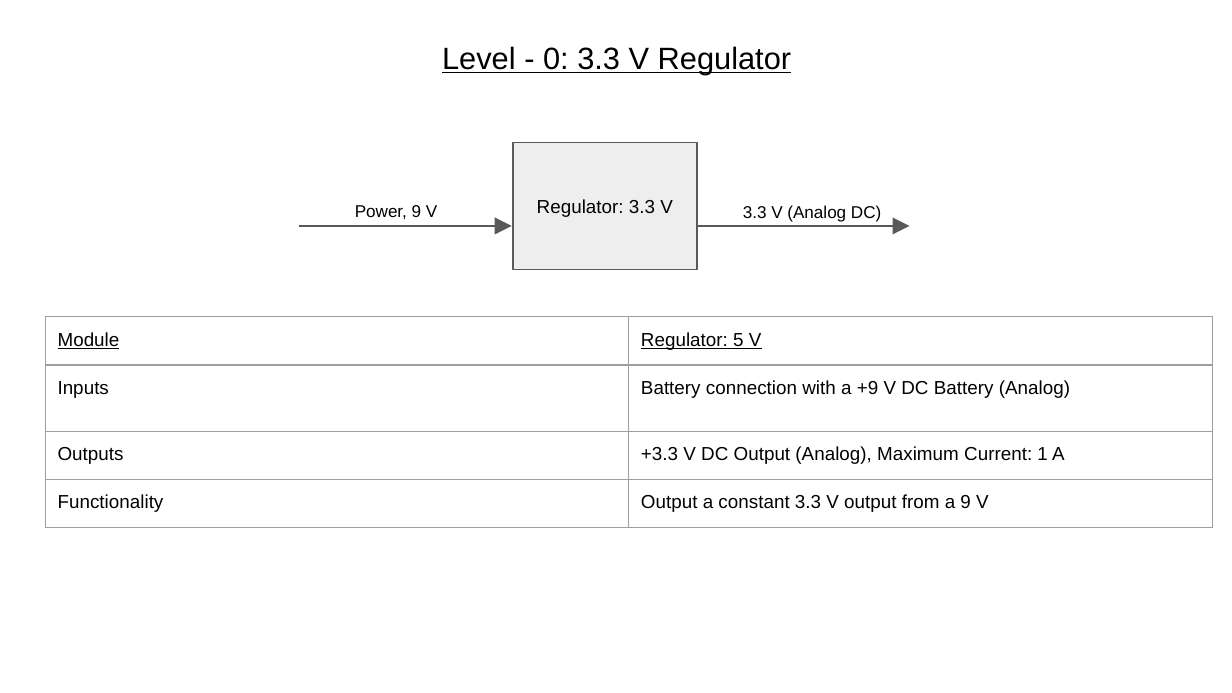
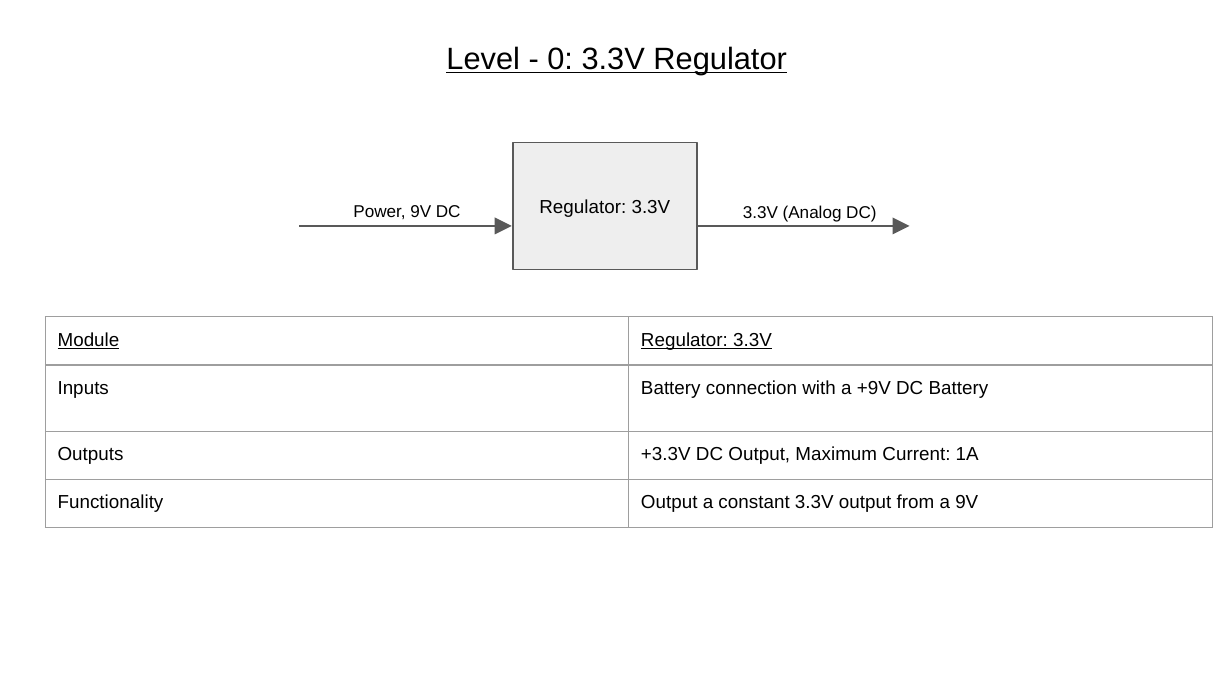
Before and after one commit to keonkiyoo/groupxx.github.io, a slide deck: slide 5 of System Design and Modelling/T06_SystemModelling.pptx (slide 4 before the commit). Drawn at 1232x693 pixels with LibreOffice and Linux fonts; fonts in the diff are those of the drawing. Boxes give left, top, right and bottom in pixels: in the first picture for what was removed or moved away, otherwise in the second. Text is boxed around its words. In the diff, an @@ line names an element or a change of style, - is before the commit and + after.

```diff
--- a/System Design and Modelling/T06_SystemModelling.pptx
+++ b/System Design and Modelling/T06_SystemModelling.pptx
@@ title at <box>446,46,786,74</box>: spaces changed @@
-Level - 0: 3.3 V Regulator
+Level - 0: 3.3V Regulator
@@ text at <box>353,205,461,219</box>: text changed @@
-Power, 9 V
+Power, 9V DC
@@ text in rectangle at <box>539,199,671,217</box>: spaces changed @@
-Regulator: 3.3 V
+Regulator: 3.3V
@@ text at <box>743,205,876,222</box>: spaces changed @@
-3.3 V (Analog DC)
+3.3V (Analog DC)
@@ table at <box>46,317,1214,527</box> @@
-row 1, column 2: Regulator: 5 V
+row 1, column 2: Regulator: 3.3V
-row 2, column 2: Battery connection with a +9 V DC Battery (Analog)
+row 2, column 2: Battery connection with a +9V DC Battery
-row 3, column 2: +3.3 V DC Output (Analog), Maximum Current: 1 A
+row 3, column 2: +3.3V DC Output, Maximum Current: 1A
-row 4, column 2: Output a constant 3.3 V output from a 9 V
+row 4, column 2: Output a constant 3.3V output from a 9V
```
Also in this commit, not shown: 9 other slides changed, 1 other file.
